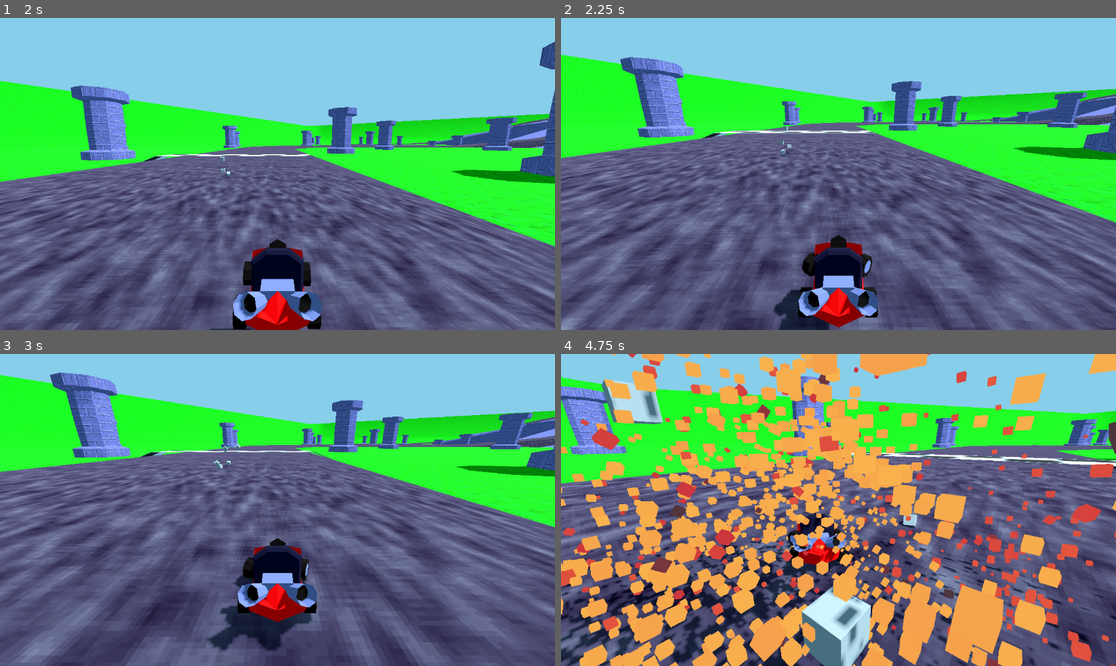
Above: before the commit, frames 1-4 (two rows, left to right).
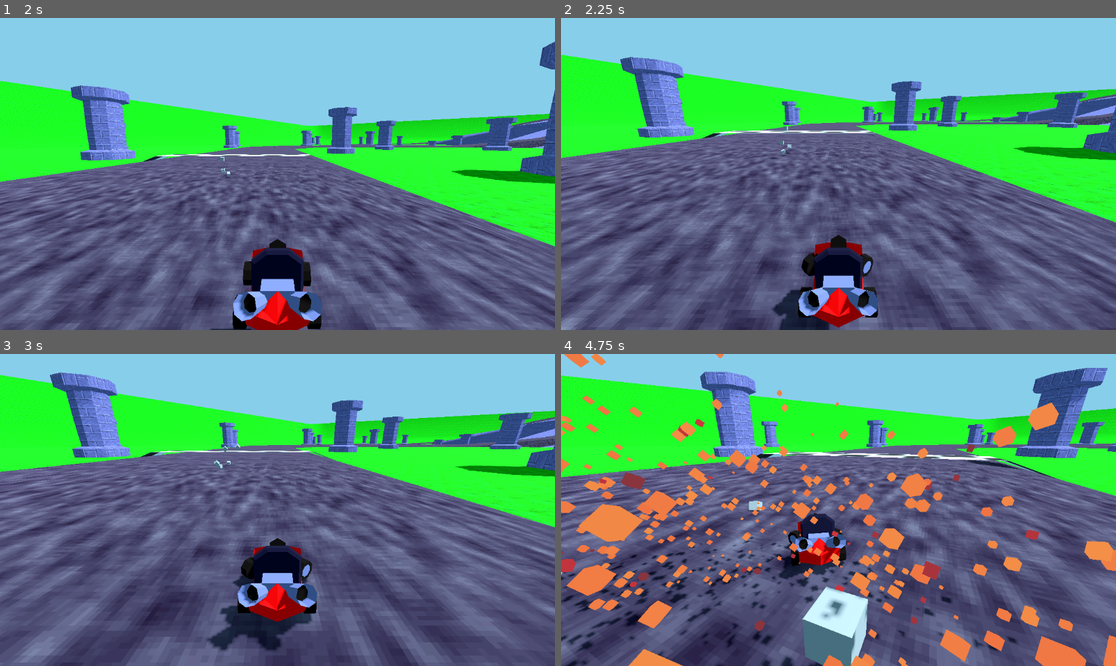
Above: after the commit, the same moments.

Repository: StubblyCamera52/yargkart
Game: Godot game, scene res://test.tscn
The game is run twice, just before and just after one commit, with the same random seed, the same clock (stepped at 60 frames per second) and the same inputs.
Inputs (mouse positions are in pixels of both pictures, inside the frame that each line leads up to):
- Up to frame 1 (2 s): tap Enter (ui_accept) at 0.5, 0.77, 1.25, 1.52 s; move the mouse to (399, 158) at 0.52 s; hold D (Steer_Right) 0.53-1.28 s; tap K (Action) at 0.6 s; click (399, 158) at 0.67 s; move the mouse to (166, 189) at 1.27 s; hold S (Brake) from 1.28 s (still down); tap O (Join) at 1.35 s
- Up to frame 2 (2.25 s): move the mouse to (894, 105) at 2.02 s; release S (Brake) at 2.03 s; hold D (Steer_Right) from 2.03 s (still down); tap F (Parry) at 2.1 s
- Up to frame 3 (3 s): move the mouse to (249, 572) at 2.77 s; release D (Steer_Right) at 2.78 s; hold W (Accelerate) from 2.78 s (still down); tap Q at 2.85 s; click (249, 572) at 2.92 s
- Up to frame 4 (4.75 s): tap Enter (ui_accept) at 3.02, 3.77, 4.52 s; move the mouse to (1005, 556) at 3.52 s; release W (Accelerate) at 3.53 s; hold A (Steer_Left) from 3.53 s (still down); tap Space at 3.6 s; move the mouse to (672, 463) at 4.27 s; tap K (Action) at 4.35 s

Frame 1 is identical in both runs. In frame 2, less than 0.1% of the frame differs, in the area x 37-57%, y 75-94%; in frame 3, 0.3%; in frame 4, 66%, in the area x 0-100%, y 0-100%.
Error in both runs: Invalid type in utility function "clamp()". Cannot convert argument 2 from int to Nil. (res://car.gd:78)

Commit message:
Update car.gd

Diff:
--- a/car.gd
+++ b/car.gd
@@ -57,7 +57,7 @@
 func _physics_process(delta: float) -> void:
 	wheel_rotate_speed = 0.5*deg_to_rad(car_rotation_dir)**2+10
 	car_rotation_dir += input.get_axis("Steer_Right", "Steer_Left")*wheel_rotate_speed
-	var car_normalize_spd = abs(250*deg_to_rad(car_rotation_dir))
+	var car_normalize_spd = abs(player_vel*0.05*deg_to_rad(car_rotation_dir))
 	car_rotation_dir = move_toward(car_rotation_dir, 0, delta*car_normalize_spd)
 	if car_rotation_dir > 90:
 		car_rotation_dir = 90
@@ -75,13 +75,13 @@
 		engine = clamp(engine, -5, 3000)
 		engine += delta*engine_force_value
 	elif input.is_action_pressed("Brake"):
-		engine = clamp(engine, -3000, 5)
+		engine = clamp(engine, -1500, 5)
 		engine -= delta*engine_force_value
 	else:
 		engine = 0.0
 		if abs(player_vel) <= 5:
 			player_vel = 0
-	engine = clamp(engine, -3000, 3000)
+	engine = clamp(engine, -1500, 3000)
 
 	if is_on_floor():
 		decel = 30
@@ -125,15 +125,6 @@
 
 	previous_speed = velocity.length()
 
-# to implement:
-	# speed cap ✔
-	# do not accel if in air ✔
-	# make turning, like, good ✖
-	# make turning, like, passable ✔
-	# wheel crap ➖
-	# make turning not stop immediately
-
-
 func _on_parry_cooldown_timeout() -> void:
 	parry_allowed = true
 
